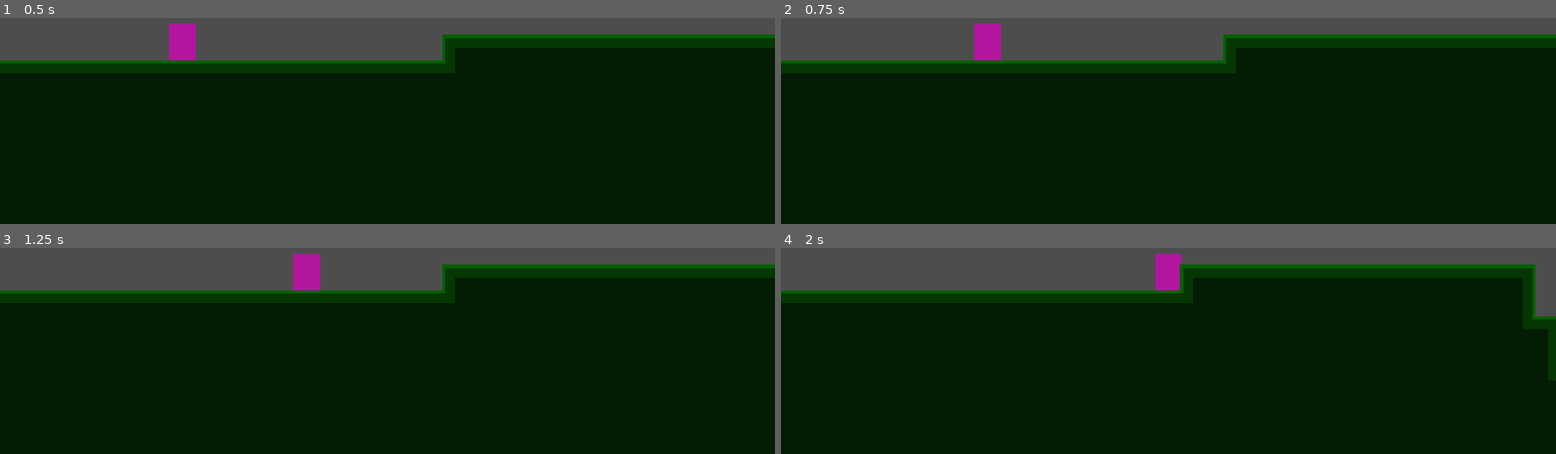
Above: before the commit, frames 1-4 (two rows, left to right).
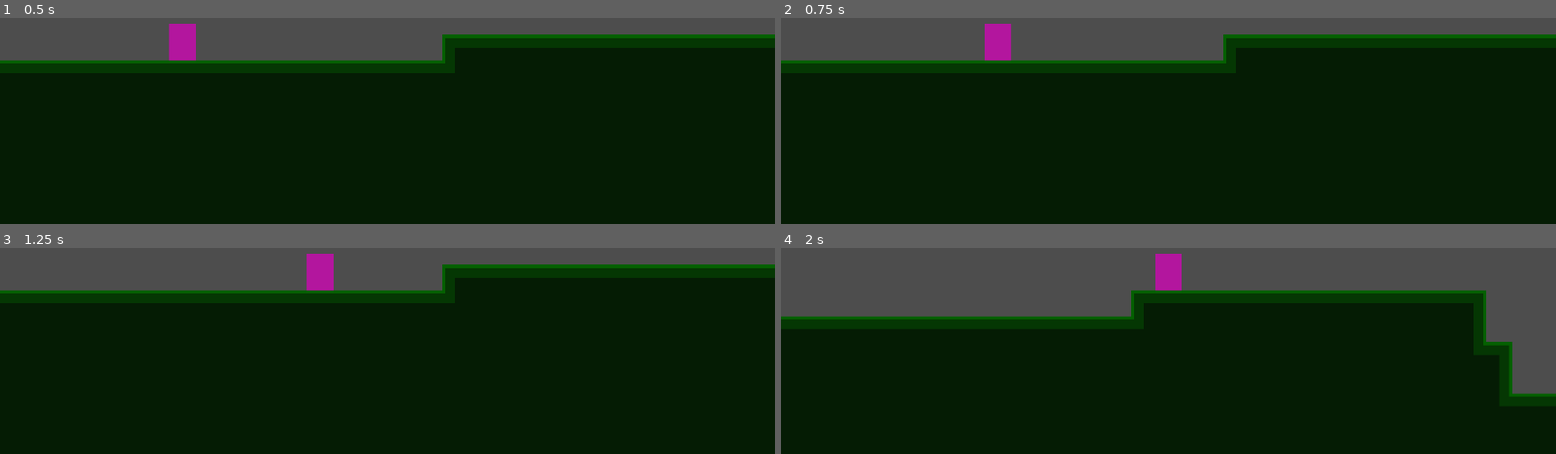
Above: after the commit, the same moments.

Repository: Tass2T/kiwiPtetre
Game: Godot game, scene res://Scenes/game.tscn
Same seed, same stepped clock (60 frames per second), same inputs: the game is played once before the commit and once after it.
Inputs:
- Up to frame 1 (0.5 s): no input
- Up to frame 2 (0.75 s): hold Right (right) from 0.53 s (still down); tap Shift (sprint) at 0.6 s
- Up to frame 3 (1.25 s): keep holding Right (right); tap Space (jump) at 0.77 s
- Up to frame 4 (2 s): keep holding Right (right); tap Shift (sprint) at 1.35 s; tap Space (jump) at 1.52 s

Frame 1 is identical in both runs. In frame 2, 0.5% of the frame differs, in the area x 24-30%, y 2-21%; in frame 3, 0.6%; in frame 4, 21%, in the area x 0-100%, y 7-77%.

Commit message:
crouch slide

Diff:
--- a/Scripts/Player/Player.gd
+++ b/Scripts/Player/Player.gd
@@ -7,13 +7,15 @@
 const GRAVITY : float = 4000.0
 const JUMP_SPEED: float = 1800.0
 const ACCELERATION: float = 0.25
-const MAX_SPEED: float = 1000.0
+const DEFAULT_SPEED: float = 1000.0
 const FRICTION: float = 0.2
 const BOUNCE_FORCE_Y: float  = 1400.0
 const BOUNCE_FORCE_X: float = 1100.0
 
 var direction: float = 0
 var wall_direction: float = 0.0
+var speed = DEFAULT_SPEED
+var is_sprinting: bool = false
 
 func _ready() -> void:
 	state_manager.Initialize(self)
@@ -26,6 +28,13 @@
 
 	wall_direction = check_wall_collision()
 
+	if Input.is_action_just_pressed("sprint"):
+		is_sprinting = true
+		speed = DEFAULT_SPEED * 2
+	elif Input.is_action_just_released("sprint"):
+		is_sprinting = false
+		speed = DEFAULT_SPEED
+
 
 func check_wall_collision() -> float:
 	if ray_left.is_colliding():
--- a/Scripts/Player/States/crouch_state.gd
+++ b/Scripts/Player/States/crouch_state.gd
@@ -4,14 +4,24 @@
 @onready var collision_shape_2d: CollisionShape2D = $"../../CollisionShape2D"
 
 var collision_shape_original_size: Vector2
+var crouch_friction: float
 
 func Enter() -> void:
 	collision_shape_original_size = collision_shape_2d.shape.size
 	collision_shape_2d.shape.size = Vector2(collision_shape_original_size.x, collision_shape_original_size.y / 2)
 	collision_shape_2d.position.y = collision_shape_original_size.y / 4
 
-func Physics_Process(_delta: float) -> State:
-	player.velocity.x = lerp(player.velocity.x, 0.0, player.FRICTION / 2)
+	if player.is_sprinting:
+		crouch_friction = player.FRICTION / 6
+	else:
+		crouch_friction = player.FRICTION / 2
+
+func Physics_Process(delta: float) -> State:
+
+	if !player.is_on_floor():
+		player.velocity.y += player.GRAVITY * delta
+
+	player.velocity.x = lerp(player.velocity.x, 0.0, crouch_friction)
 	return null
 
 func Input_Process(input: InputEvent) -> State:
--- a/Scripts/Player/States/fall_state.gd
+++ b/Scripts/Player/States/fall_state.gd
@@ -23,7 +23,7 @@
 		return idle_state
 
 	if player.direction != 0:
-		player.velocity.x = lerp(player.velocity.x, player.direction * player.MAX_SPEED, player.ACCELERATION)
+		player.velocity.x = lerp(player.velocity.x, player.direction * player.speed, player.ACCELERATION)
 	else:
 		player.velocity.x = lerp(player.velocity.x, 0.0, player.FRICTION)
 
--- a/Scripts/Player/States/jump_state.gd
+++ b/Scripts/Player/States/jump_state.gd
@@ -11,7 +11,7 @@
 		return fall_state
 
 	if player.direction != 0:
-		player.velocity.x = lerp(player.velocity.x, player.direction * player.MAX_SPEED, player.ACCELERATION)
+		player.velocity.x = lerp(player.velocity.x, player.direction * player.speed, player.ACCELERATION)
 	else:
 		player.velocity.x = lerp(player.velocity.x, 0.0, player.FRICTION)
 
--- a/Scripts/Player/States/run_state.gd
+++ b/Scripts/Player/States/run_state.gd
@@ -27,7 +27,7 @@
 	last_floor = on_floor
 
 	if player.direction != 0:
-		player.velocity.x = lerp(player.velocity.x, player.direction * player.MAX_SPEED, player.ACCELERATION)
+		player.velocity.x = lerp(player.velocity.x, player.direction * player.speed, player.ACCELERATION)
 	else:
 		return idle_state
 
